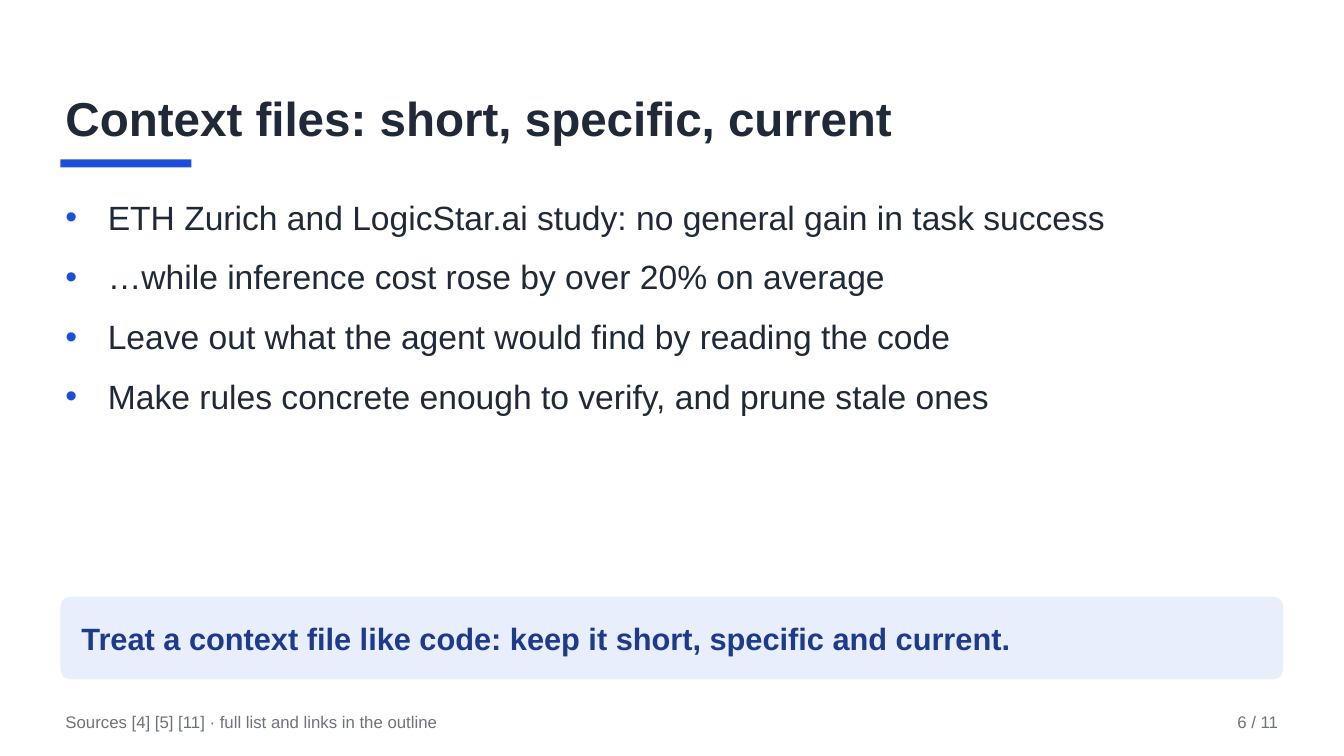
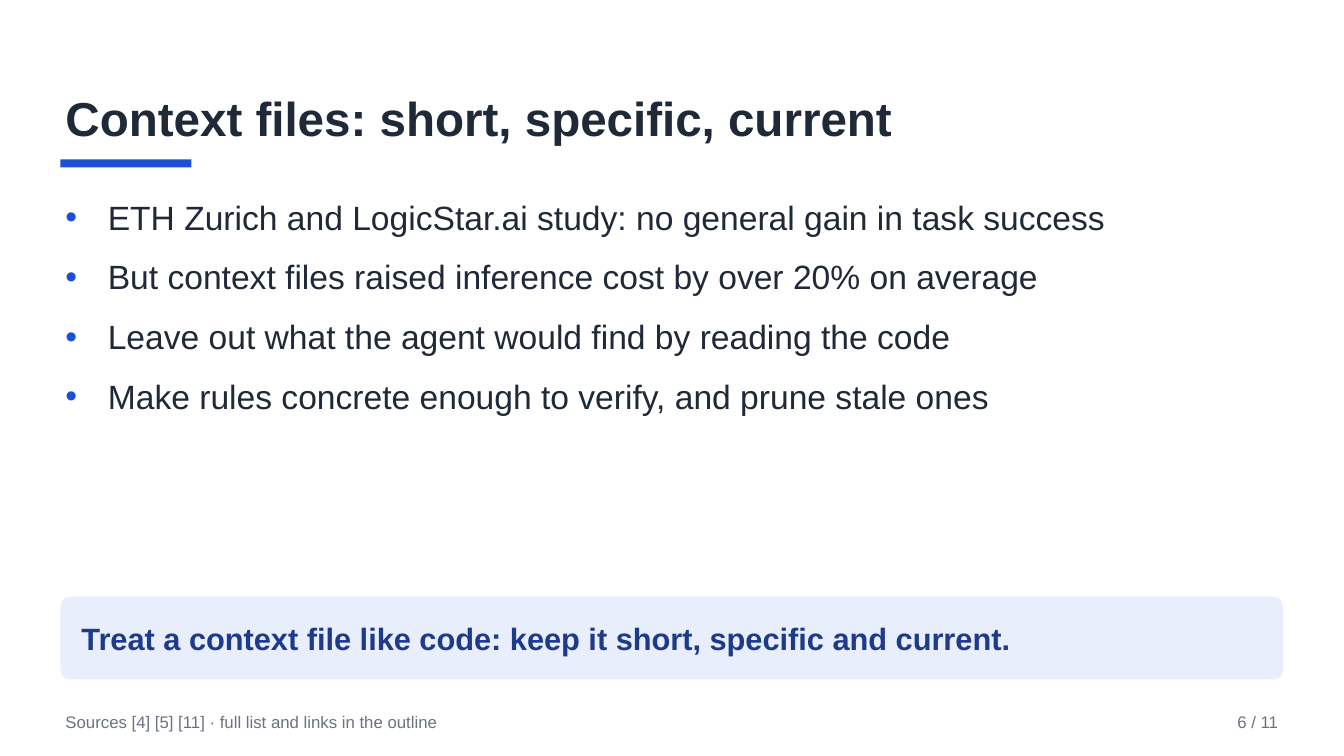
Before and after one commit to AnilKerai/applied-ai-handbook, a slide deck: slide 6 of 4-build/talk-working-with-coding-agents.pptx. Drawn at 1344x756 pixels with LibreOffice and Linux fonts; fonts in the diff are those of the drawing. Boxes give left, top, right and bottom in pixels: in the first picture for what was removed or moved away, otherwise in the second. Text is boxed around its words. In the diff, an @@ line names an element or a change of style, - is before the commit and + after.

```diff
--- a/4-build/talk-working-with-coding-agents.pptx
+++ b/4-build/talk-working-with-coding-agents.pptx
@@ text at (108, 264, 1037, 296): text changed @@
-• …while inference cost rose by over 20% on average
+• But context files raised inference cost by over 20% on average
```
Also in this commit, not shown: 6 other slides changed, 1 other file.
